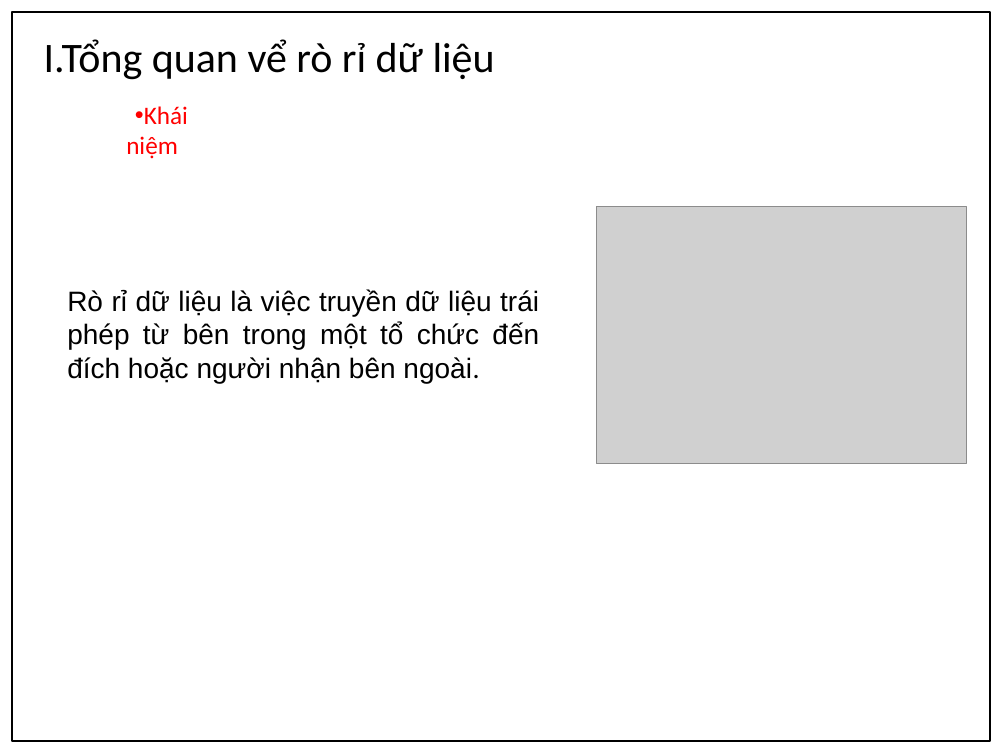
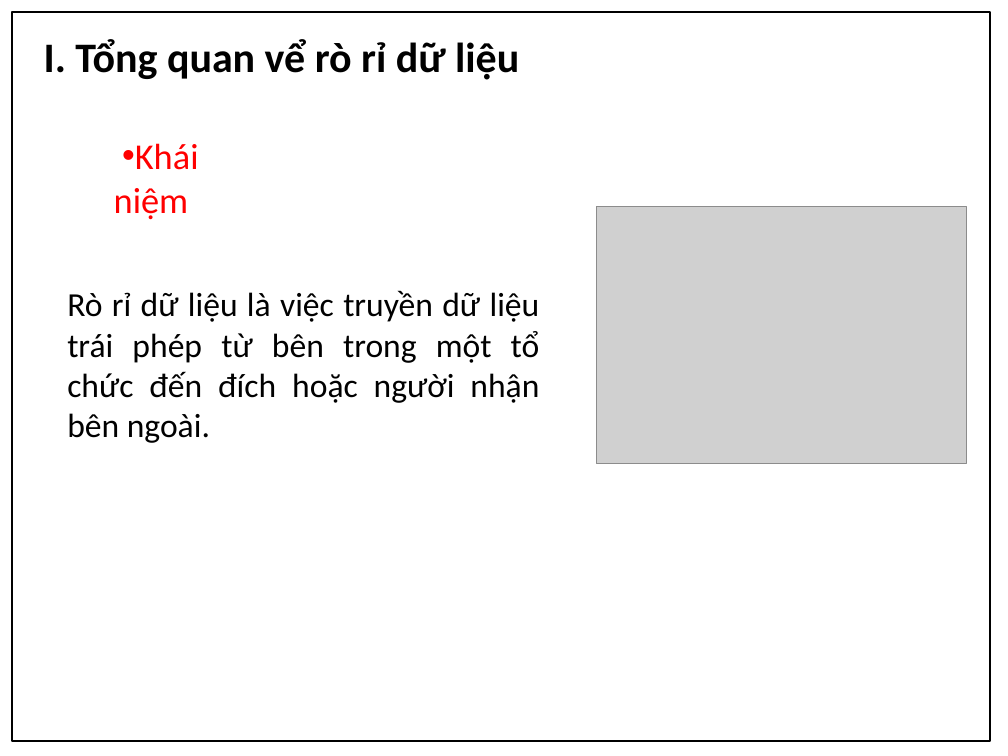
Before and after one commit to apkadmin/doan, a slide deck: slide 5 of Kỹ-thuật-khai-thác-giao-thức-Network-Time.pptx. Drawn at 1008x756 pixels with LibreOffice and Linux fonts; fonts in the diff are those of the drawing; grey boxes stand for pictures; background and template pictures are left out. Boxes give left, top, right and bottom in pixels: in the first picture for what was removed or moved away, otherwise in the second. Text is boxed around its words. In the diff, an @@ line names an element or a change of style, - is before the commit and + after.

```diff
--- a/Kỹ-thuật-khai-thác-giao-thức-Network-Time.pptx
+++ b/Kỹ-thuật-khai-thác-giao-thức-Network-Time.pptx
@@ text at [44,39,519,80]: text changed; bold on @@
-I.Tổng quan vể rò rỉ dữ liệu
+I. Tổng quan vể rò rỉ dữ liệu
@@ text "Khái niệm": place and size @@
-text "Khái niệm" at [126,106,188,159]
+text "Khái niệm" at [114,143,199,219]
@@ text "Khái niệm" at [114,143,199,219]: size 18 to 26 pt @@
@@ text "Rò rỉ dữ liệu là ..." at [67,290,540,443]: size 20 to 24 pt, font Arial to Calibri @@
```
Also in this commit, not shown: 10 other slides changed, 4 slides added, 2 slides removed, 7 other files.
